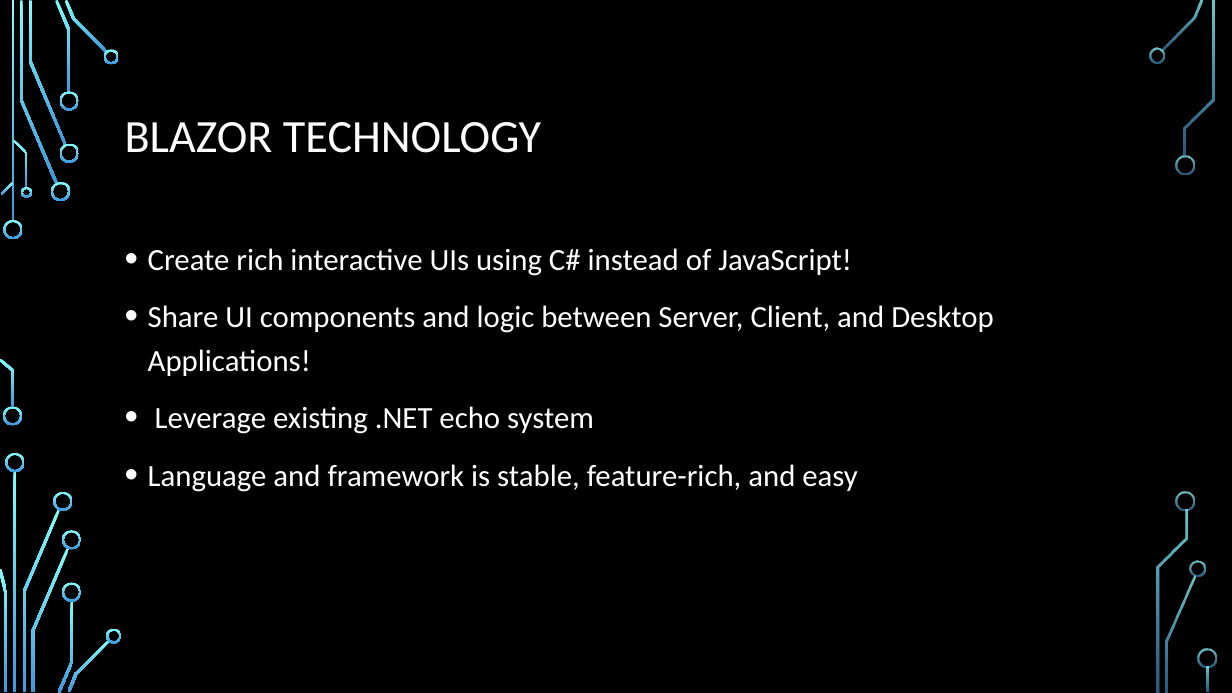
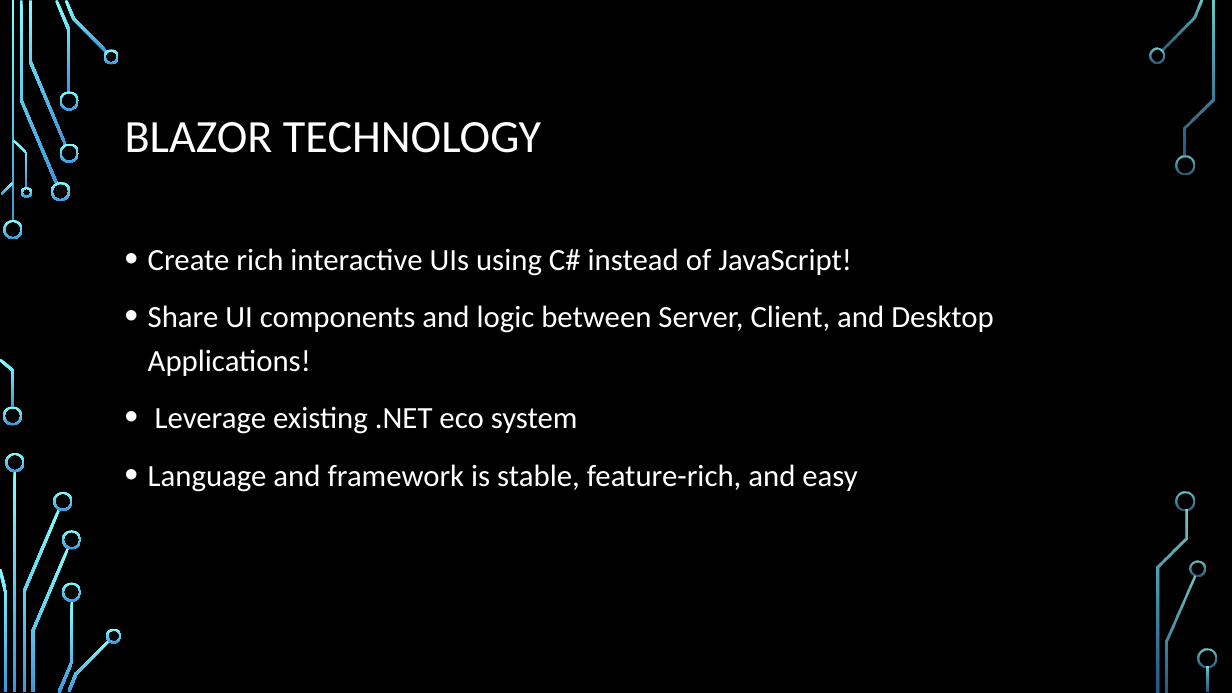
Before and after one commit to budcribar/RemoteBlazorWebView, a slide deck: slide 1 of RemoteBlazor.pptx. Drawn at 1232x693 pixels with LibreOffice and Linux fonts; fonts in the diff are those of the drawing; background and template pictures are left out. Boxes give left, top, right and bottom in pixels: in the first picture for what was removed or moved away, otherwise in the second. Text is boxed around its words. In the diff, an @@ line names an element or a change of style, - is before the commit and + after.

Commit message:
Update yarn.lock and pptx

```diff
--- a/RemoteBlazor.pptx
+++ b/RemoteBlazor.pptx
@@ text at bbox=[155, 406, 578, 434]: text changed @@
-• Leverage existing .NET echo system
+• Leverage existing .NET eco system
```
Also in this commit, not shown: 1 other file.
